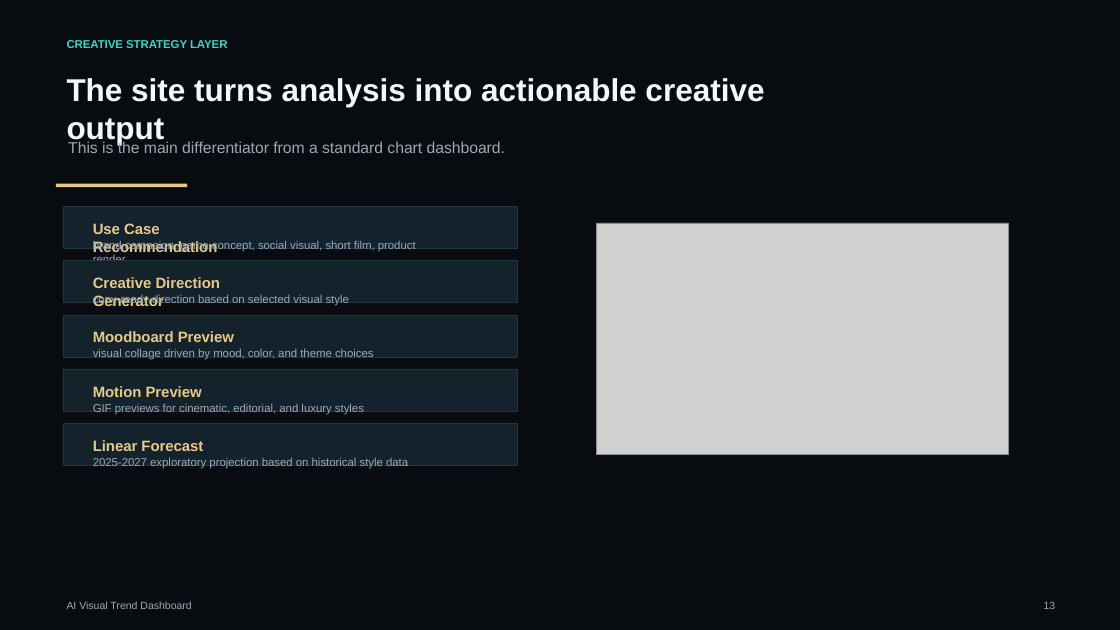
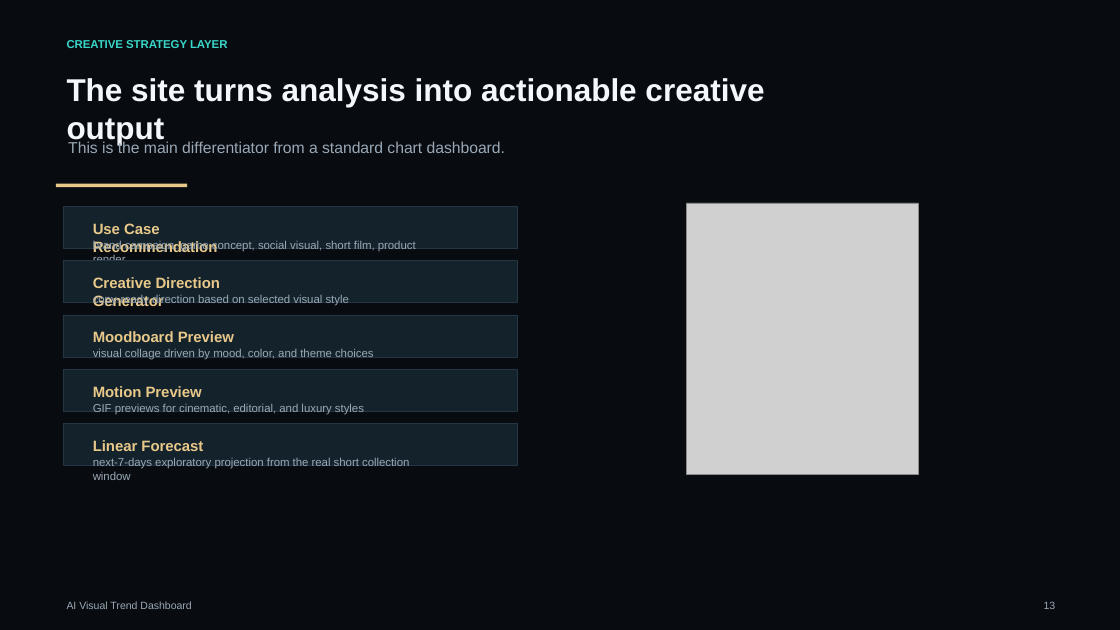
Before and after one commit to hedan-skku/ai-visual-trend-dashboard, a slide deck: slide 13 of AI_Visual_Trend_Dashboard_Presentation.pptx. Drawn at 1120x630 pixels with LibreOffice and Linux fonts; fonts in the diff are those of the drawing; grey boxes stand for pictures. Boxes give left, top, right and bottom in pixels: in the first picture for what was removed or moved away, otherwise in the second. Text is boxed around its words. In the diff, an @@ line names an element or a change of style, - is before the commit and + after.

Commit message:
Replace dashboard sample data with real DiffusionDB statistics

```diff
--- a/AI_Visual_Trend_Dashboard_Presentation.pptx
+++ b/AI_Visual_Trend_Dashboard_Presentation.pptx
@@ picture: place and size @@
-picture at box(597, 223, 1008, 454)
+picture at box(686, 203, 918, 475)
@@ text at box(93, 458, 409, 468): text changed @@
-2025-2027 exploratory projection based on historical style data
+next-7-days exploratory projection from the real short collection window
```
Also in this commit, not shown: 7 other slides changed, 1 slide added, 1 slide removed, 19 other files.
